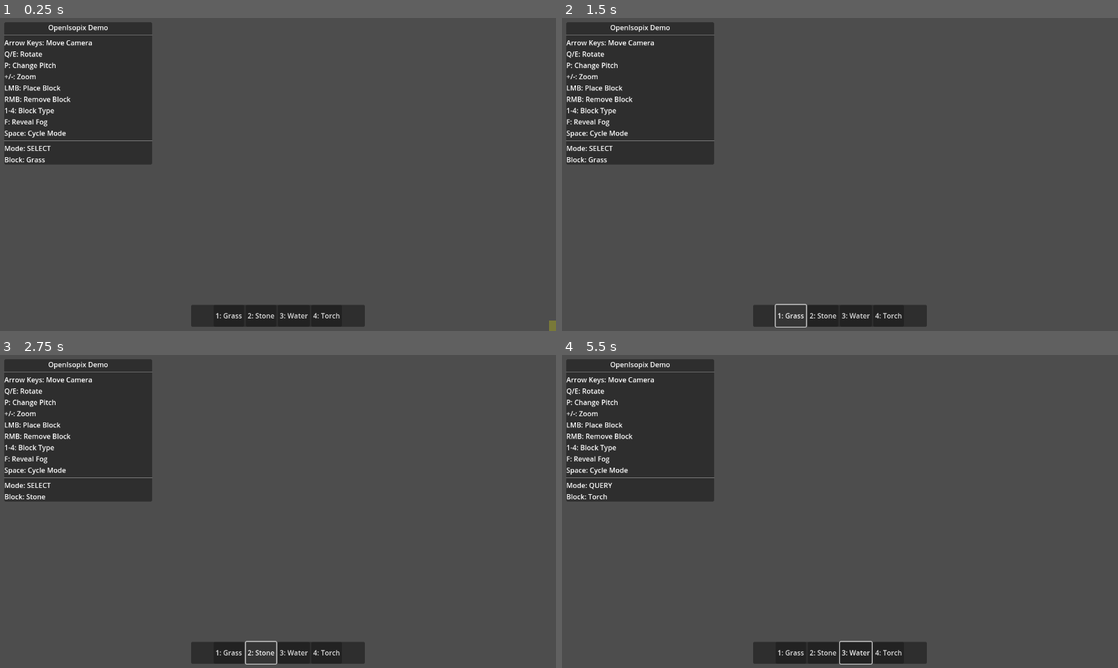
Above: before the commit, frames 1-4 (two rows, left to right).
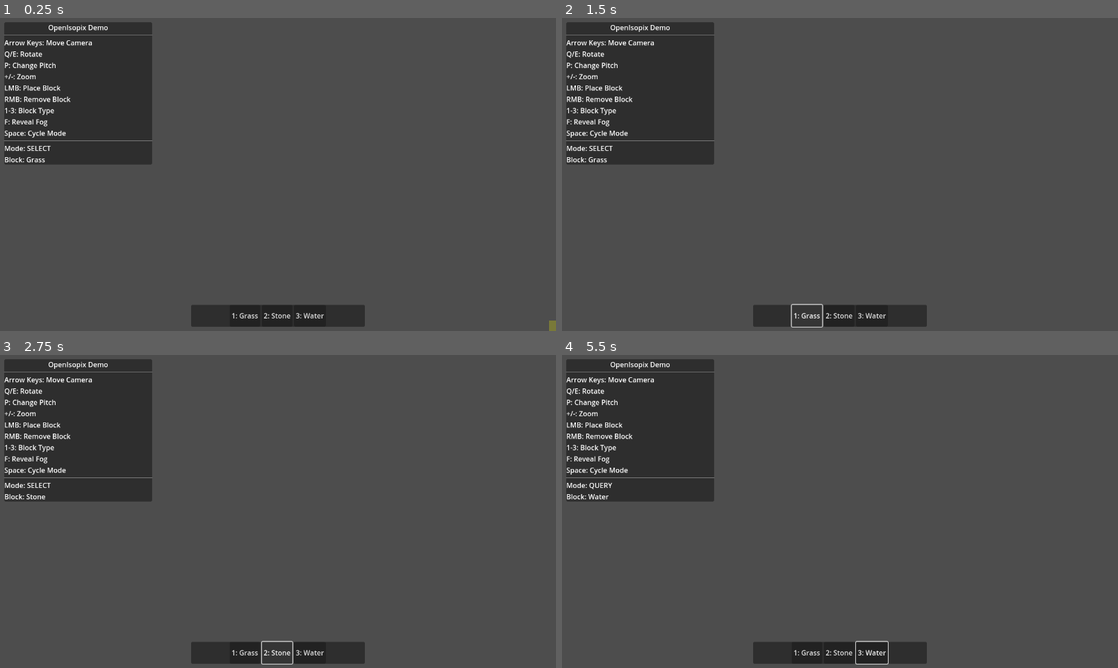
Above: after the commit, the same moments.

Repository: OpenSword/OpenIsopix
Game: Godot game, scene res://scenes/Main.tscn
Same seed, same stepped clock (60 frames per second), same inputs: the game is played once before the commit and once after it.
Inputs (mouse positions are in pixels of both pictures, inside the frame that each line leads up to):
- Up to frame 1 (0.25 s): no input
- Up to frame 2 (1.5 s): click (890, 315) at 0.5 s, where only the run before the commit has a clickable "4: Torch"; click "1: Grass" at 1.25 s
- Up to frame 3 (2.75 s): click "2: Stone" at 2 s
- Up to frame 4 (5.5 s): click "3: Water" at 2.75 s; tap Enter at 3.5, 5 s; move the mouse to (962, 495) at 3.52 s; hold E (rotate_right) 3.53-4.28 s; tap 4 at 3.6, 4.55, 5.3 s; click (962, 495) at 3.67 s; tap Space at 3.77, 4.25, 4.52 s; move the mouse to (728, 527) at 4.27 s; hold Down (ui_down) 4.28-5.03 s; tap P (change_pitch) at 4.35 s; move the mouse to (895, 442) at 5.02 s; hold E (rotate_right) from 5.03 s (still down); hold Mouse wheel up (zoom_in) from 5.03 s (still down)

The runs differ from the first frame. In frame 1, 0.2% of the frame differs, in the area x 1-62%, y 28-96%; in frame 2, 0.3%; in frame 3, 0.4%; in frame 4, 0.4%, in the area x 1-62%, y 28-99%.

Commit message:
placing feature fixed

Diff:
--- a/scenes/Main.tscn
+++ b/scenes/Main.tscn
@@ -66,7 +66,7 @@
 +/-: Zoom
 LMB: Place Block
 RMB: Remove Block
-1-4: Block Type
+1-3: Block Type
 F: Reveal Fog
 Space: Cycle Mode"
 
@@ -110,7 +110,3 @@
 [node name="WaterBtn" type="Button" parent="UI/HUD/BottomPanel/HBox/BlockButtons"]
 layout_mode = 2
 text = "3: Water"
-
-[node name="TorchBtn" type="Button" parent="UI/HUD/BottomPanel/HBox/BlockButtons"]
-layout_mode = 2
-text = "4: Torch"
--- a/scripts/Main.gd
+++ b/scripts/Main.gd
@@ -57,7 +57,8 @@
 		block_buttons.get_node("GrassBtn").pressed.connect(_on_grass_btn_pressed)
 		block_buttons.get_node("StoneBtn").pressed.connect(_on_stone_btn_pressed)
 		block_buttons.get_node("WaterBtn").pressed.connect(_on_water_btn_pressed)
-		block_buttons.get_node("TorchBtn").pressed.connect(_on_torch_btn_pressed)
+		# --- REMOVED TORCH ---
+		# block_buttons.get_node("TorchBtn").pressed.connect(_on_torch_btn_pressed)
 
 func _generate_demo_world():
 	if not world_api:
@@ -89,10 +90,11 @@
 		var z = randi() % (world_size * 2) - world_size
 		world_api.add_block(Vector3i(x, 1, z), "stone", 0.5)
 
+	# --- REMOVED TORCH ---
 	# Add some light sources
-	world_api.add_block(Vector3i(0, 1, 0), "torch")
-	world_api.add_block(Vector3i(5, 1, 5), "torch")
-	world_api.add_block(Vector3i(-5, 1, -5), "torch")
+	# world_api.add_block(Vector3i(0, 1, 0), "torch")
+	# world_api.add_block(Vector3i(5, 1, 5), "torch")
+	# world_api.add_block(Vector3i(-5, 1, -5), "torch")
 
 	# Reveal starting area
 	if fog_system:
@@ -109,7 +111,8 @@
 	print("Mouse Wheel: Zoom in/out")
 	print("Left Click: Place block / Select")
 	print("Right Click: Remove block")
-	print("1-4: Select block type (Grass/Stone/Water/Torch)")
+	# --- REMOVED TORCH ---
+	print("1-3: Select block type (Grass/Stone/Water)")
 	print("F: Toggle fog reveal")
 	print("Space: Cycle interaction mode")
 	print("================\n")
@@ -161,8 +164,3 @@
 	if interaction_system:
 		interaction_system.selected_block_type = "water"
 		interaction_system._update_status_ui()
-
-func _on_torch_btn_pressed():
-	if interaction_system:
-		interaction_system.selected_block_type = "torch"
-		interaction_system._update_status_ui()
--- a/scripts/core/WorldAPI.gd
+++ b/scripts/core/WorldAPI.gd
@@ -195,12 +195,3 @@
 	water.is_opaque = false
 	water.is_walkable = false
 	register_block_type(water)
-
-	var torch = BlockType.new("torch", "Torch")
-	torch.is_solid = false
-	torch.is_opaque = false
-	torch.emits_light = true
-	torch.light_color = Color(1.0, 0.8, 0.4)
-	torch.light_intensity = 1.0
-	torch.light_radius = 150.0
-	register_block_type(torch)
--- a/scripts/rendering/IsometricRenderer.gd
+++ b/scripts/rendering/IsometricRenderer.gd
@@ -56,7 +56,8 @@
 	textures["grass"] = load("res://assets/blocks/grass.svg")
 	textures["stone"] = load("res://assets/blocks/stone.svg")
 	textures["water"] = load("res://assets/blocks/water.svg")
-	textures["torch"] = load("res://assets/blocks/torch.svg")
+	# --- REMOVED TORCH ---
+	# textures["torch"] = load("res://assets/blocks/torch.svg")
 
 	print("Loaded block textures: ", textures.keys())
 
--- a/scripts/systems/InteractionSystem.gd
+++ b/scripts/systems/InteractionSystem.gd
@@ -73,10 +73,11 @@
 				selected_block_type = "water"
 				print("Selected: Water")
 				_update_status_ui()
-			KEY_4:
-				selected_block_type = "torch"
-				print("Selected: Torch")
-				_update_status_ui()
+			# --- REMOVED TORCH ---
+			# KEY_4:
+			# 	selected_block_type = "torch"
+			# 	print("Selected: Torch")
+			# 	_update_status_ui()
 			KEY_SPACE:
 				cycle_mode()
 			KEY_F:
